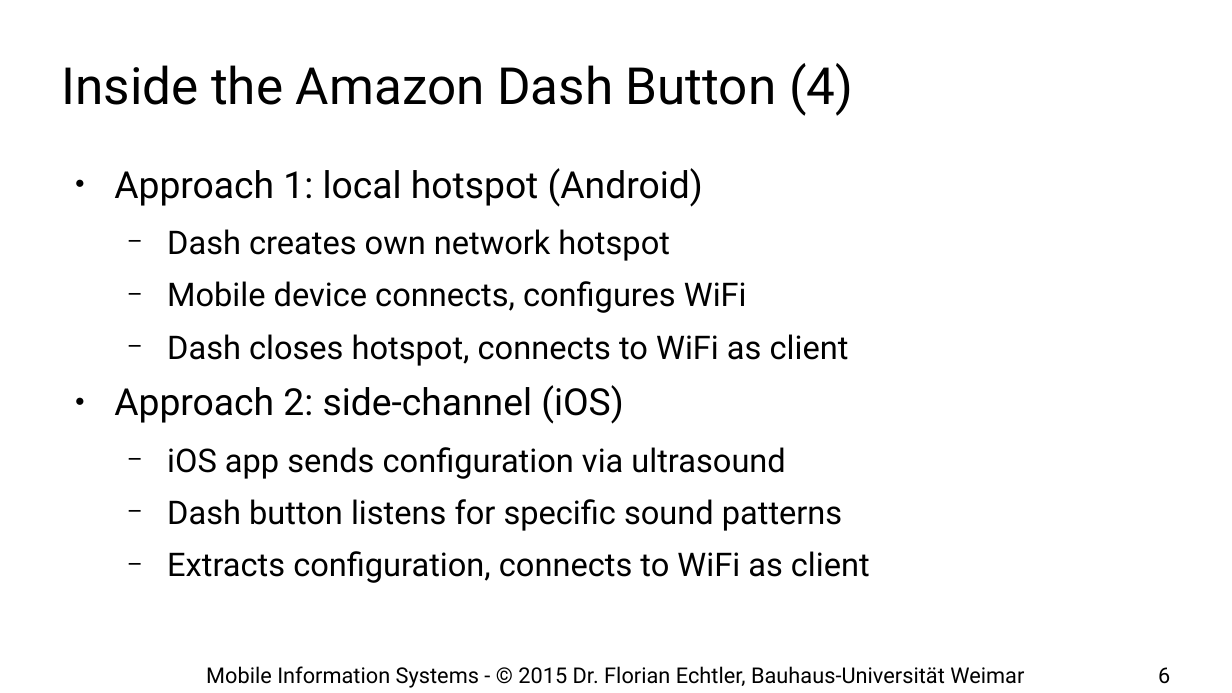
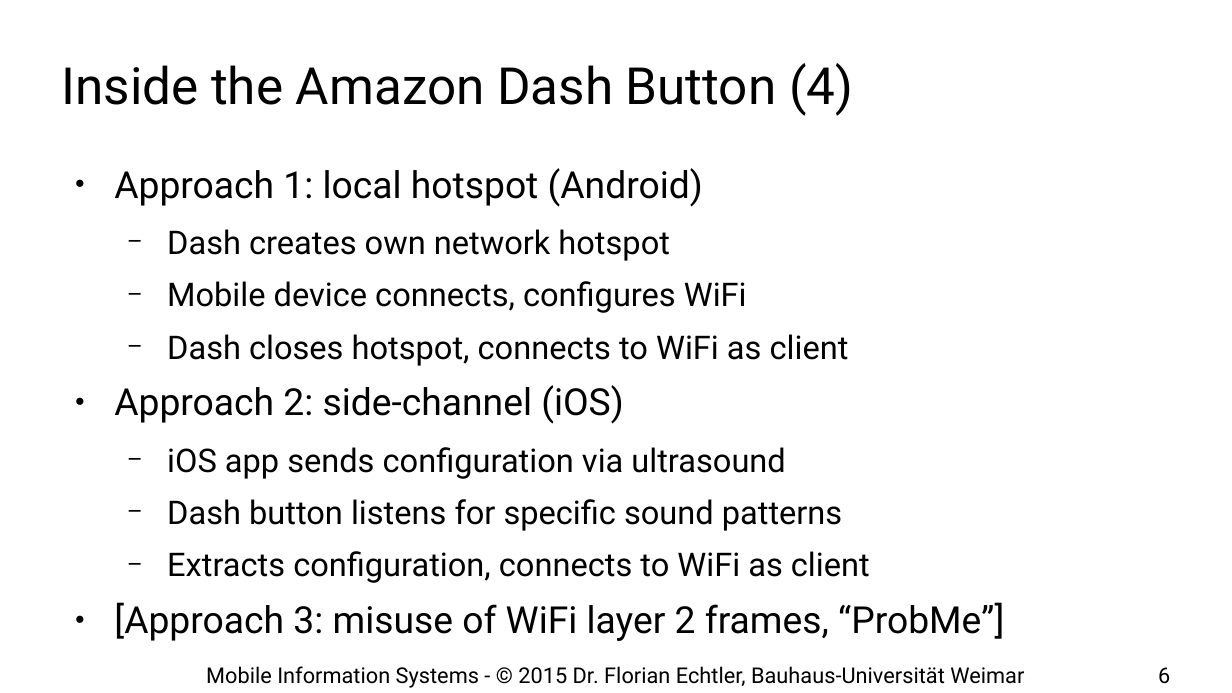
Before and after one commit to floe/mobile-information-systems, a slide deck: slide 6 of 11-case-studies.odp. Drawn at 1232x693 pixels with LibreOffice and Linux fonts; fonts in the diff are those of the drawing; background and template pictures are left out. Boxes give left, top, right and bottom in pixels: in the first picture for what was removed or moved away, otherwise in the second. Text is boxed around its words. In the diff, an @@ line names an element or a change of style, - is before the commit and + after.

```diff
--- a/11-case-studies.odp
+++ b/11-case-studies.odp
@@ text at bbox=[114, 602, 1004, 641]: paragraph added @@
+● [Approach 3: misuse of WiFi layer 2 frames, “ProbMe”]
```
Also in this commit, not shown: 4 other slides changed, 7 slides added.
